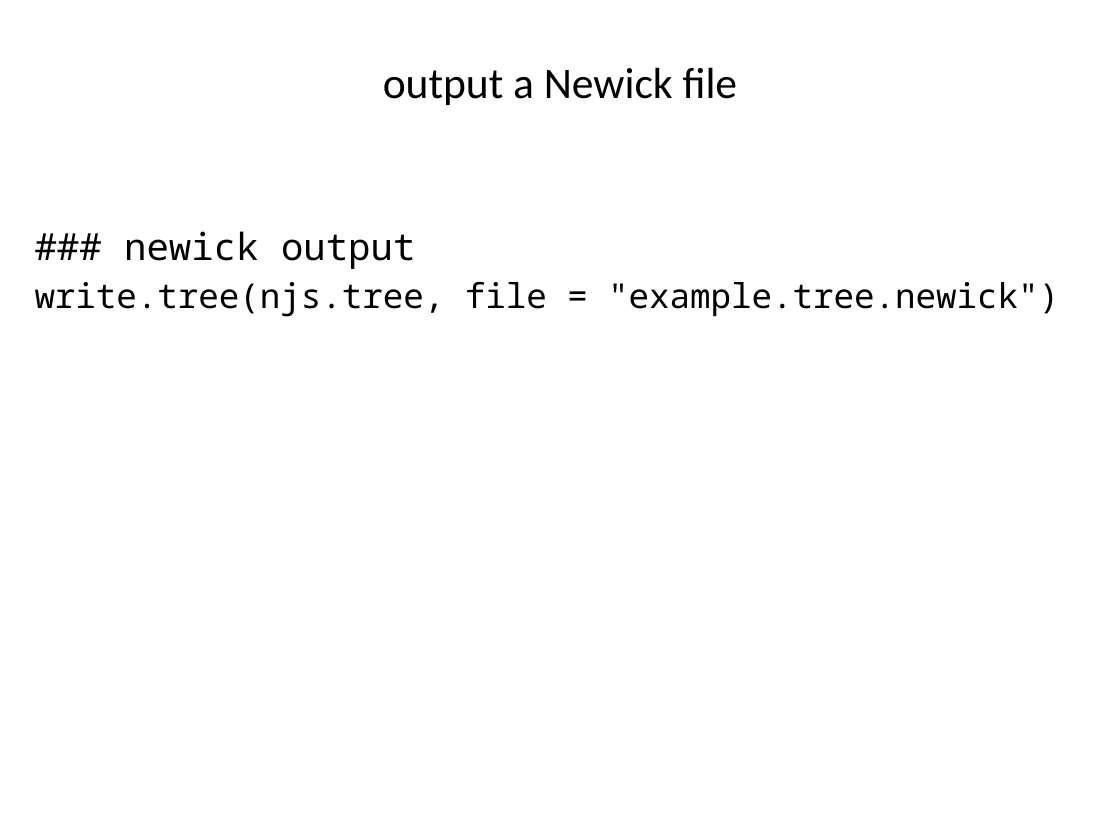
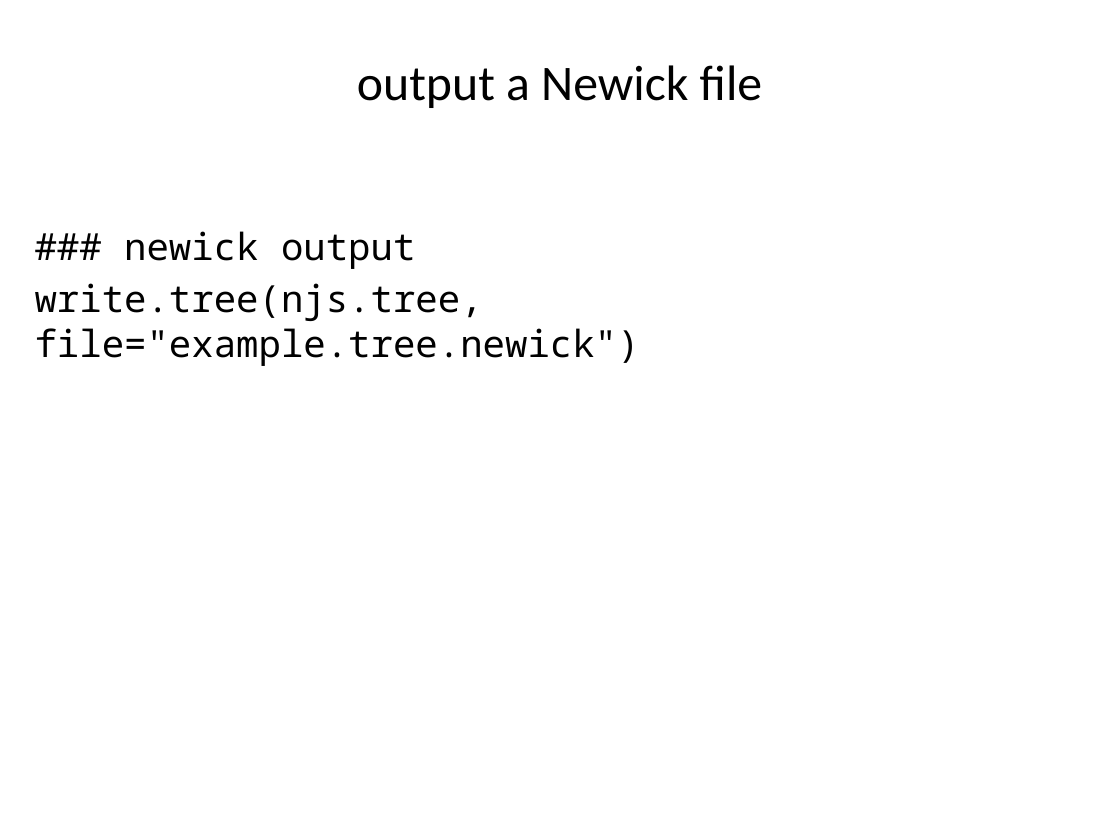
Before and after one commit to liu3zhenlab/teaching, a slide deck: slide 13 of PLPTH813Bioinformatis/2019/labs/lab08_phylogeny.pptx. Drawn at 1120x840 pixels with LibreOffice and Linux fonts; fonts in the diff are those of the drawing. Boxes give left, top, right and bottom in pixels: in the first picture for what was removed or moved away, otherwise in the second. Text is boxed around its words. In the diff, an @@ line names an element or a change of style, - is before the commit and + after.

Commit message:
tree

```diff
--- a/PLPTH813Bioinformatis/2019/labs/lab08_phylogeny.pptx
+++ b/PLPTH813Bioinformatis/2019/labs/lab08_phylogeny.pptx
@@ title "output a Newick file" at [357, 65, 762, 108]: size 28 to 32 pt @@
@@ text at [35, 283, 640, 366]: text changed; size 22 to 24 pt @@
-write.tree(njs.tree, file = "example.tree.newick")
+write.tree(njs.tree, file="example.tree.newick")
```
Also in this commit, not shown: 17 other slides changed, 4 other files.
